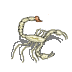
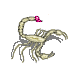
Two versions of the same layered image (72px x 72px). Layer-by-layer changes:
added layer "teamcolor" above "scorpion_scetch.png copy" over [35, 16, 42, 22]
painted on "New Layer" over [11, 16, 68, 63]
